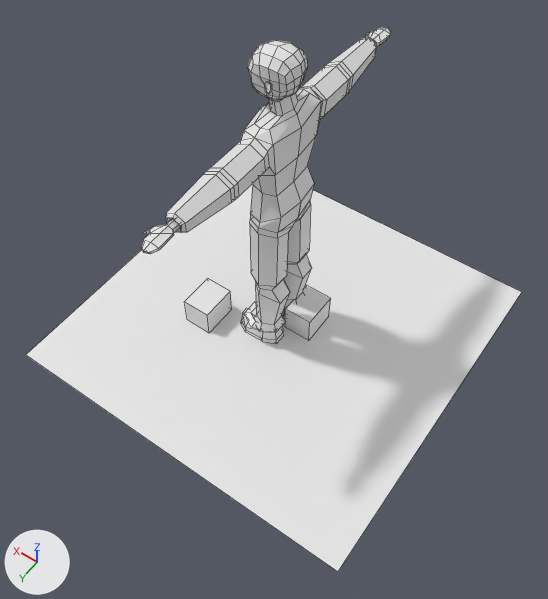
The Blender file OverSeer/Assets/model/OVERSEERBASEMDLunity.blend, before and after one commit.
Camera for both pictures: a 50 mm lens placed at (-6.59, 9.57, 8.46), pointed at (-0.7, 1.32, -4.5). Every picture has the same lights, and +X, +Y and +Z are marked at lower left. The older version comes first. Mesh edges are drawn as thin lines.
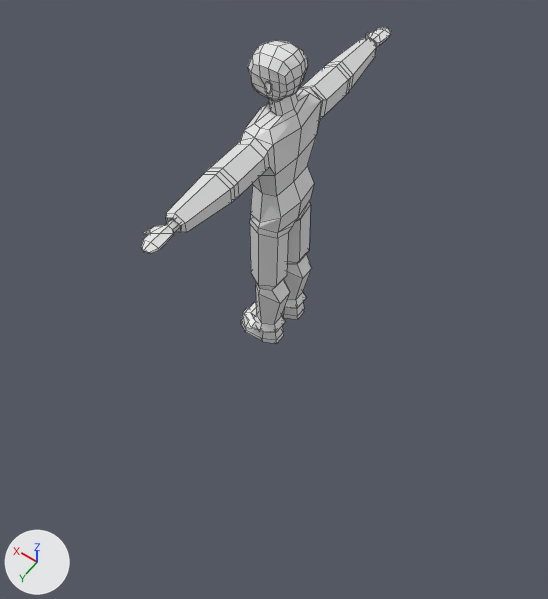
The newer file is also turned or shifted as a whole; pictures and numbers use the older file's frame.

The change in detail:
Object 'Plane' (ob_plane) is deleted.
Object 'Cube' (ob_cube) is deleted.
Object 'Cube.001' (ob_cube_001) is deleted.

Where the change shows, as pixel boxes (x1, y1, x2, y2) in the pictures (548 x 599 px):
'Plane', deleted: before (26, 184, 521, 571)
'Cube', deleted: before (185, 279, 232, 332)
'Cube.001', deleted: before (285, 285, 331, 340)
